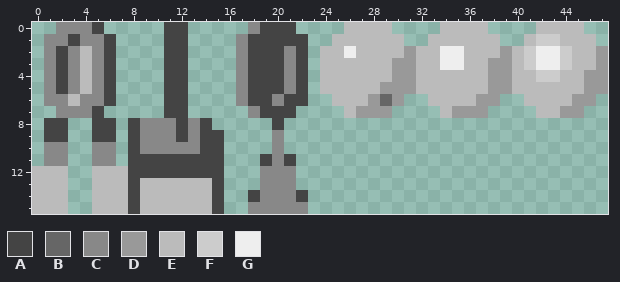
Two versions of one pixel-art sprite, assets/img/objects-spritesheets.png. The picture above is the old version.
The file is 48x16 pixels.
Palette (. is transparent): A #444444  B #666666  C #888888  D #999999  E #bbbbbb  F #cccccc  G #eeeeee
Pixels before, first column x 0:
 0 ..CCCA.....AA.....CAAA....EEEE....EEEE....EEEE..
 1 .CCACCA....AA....CAAAAA..EEEEEE..EEEEEE..EFFEEE.
 2 .CACECA....AA....CAAACA.EEGEEEEDEEGGEEEDEFGGFEED
 3 .CACECA....AA....CAAACA.EEEEEEDDEEGGEEDDEFGGFEED
 4 .CACECA....AA....CAAACA.EEEEEEDDEEEEEEDDEEFFEEDD
 5 .CACECA....AA....CAAACA.EEEEEDDDEEEEEEDDEEEEEEDD
 6 .CCECCA....AA....CAACAA..EEEDBD..EEEEDD..EEEEDD.
 7 ..CCCA.....AA.....CAAA....EDDD....EDDD....EEDD..
 8 .AA..AA.ACCCACA.....A...........................
 9 .AA..AA.ACCCACAA....C...........................
10 .CC..CC.ACCCCCAA....C...........................
11 .CC..CC.AAAAAAAA...ACA..........................
12 EEE..EEEAAAAAAAA...CCC..........................
13 EEE..EEEAEEEEEEA...CCC..........................
14 EEE..EEEAEEEEEEA..ACCCA.........................
15 EEE..EEEAEEEEEEA..CCCCC.........................
The same view after the edit:
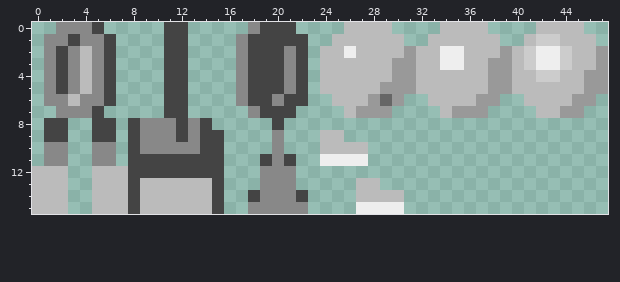
Changes in this commit:
Changed rows in their new state; - is an unchanged pixel.
first column x 24:
 9 EE-----
10 EEEE---
11 GGGG---
13 ---EE--
14 ---EEEE
15 ---GGGG
Pixel boxes of the changes (left, top, right, bottom) in both pictures:
added: (320, 130, 404, 214)
